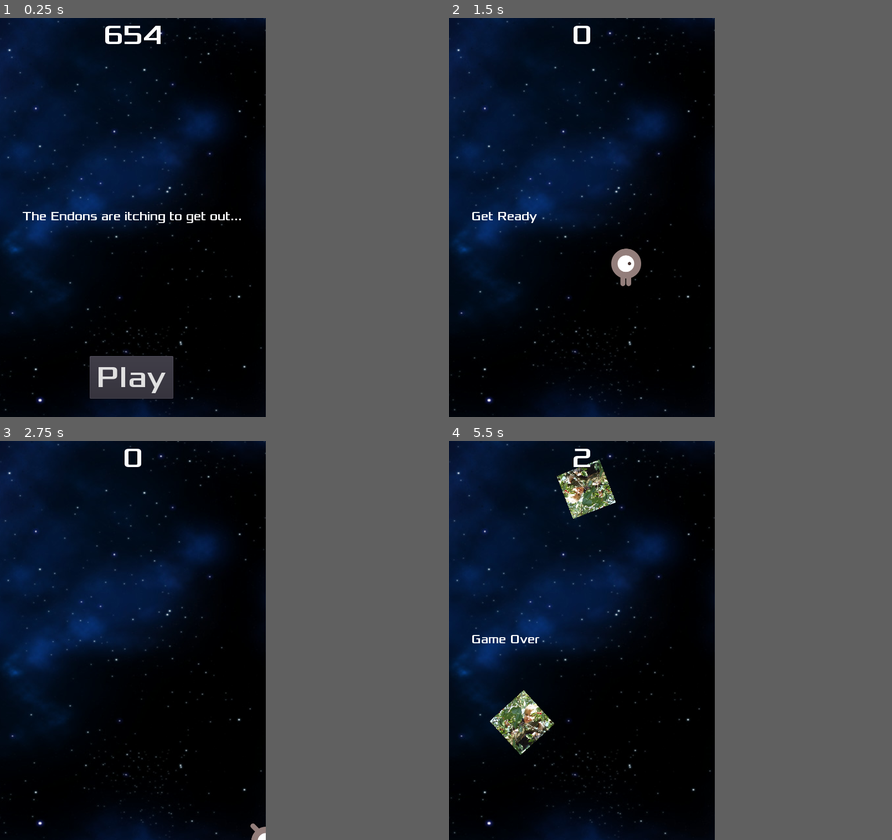
Above: before the commit, frames 1-4 (two rows, left to right).
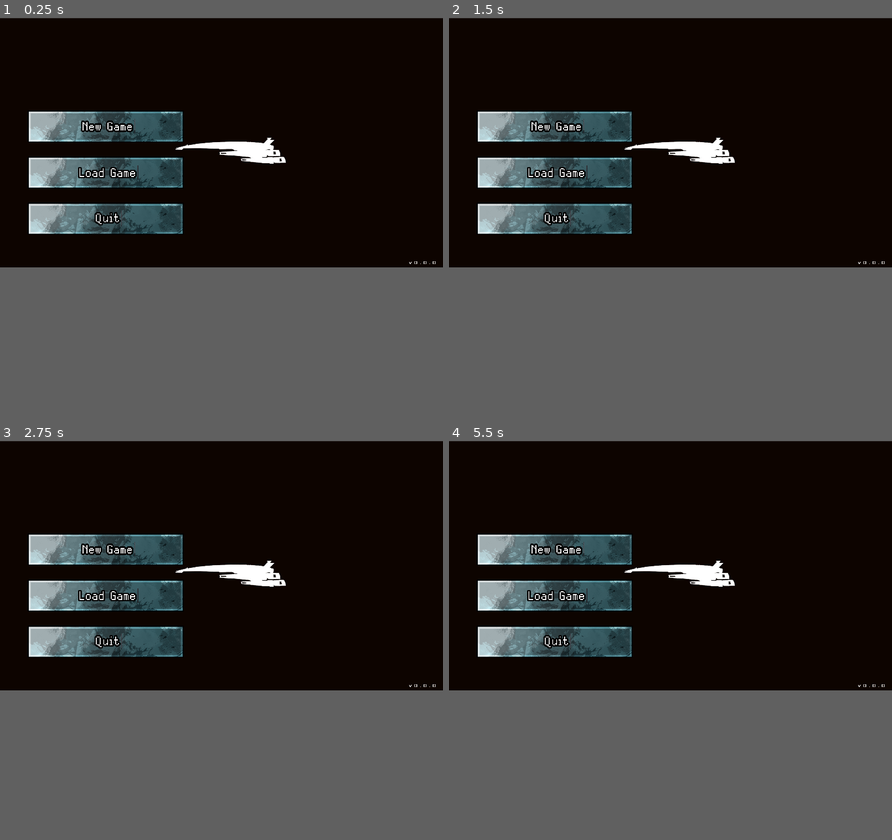
Above: after the commit, the same moments.

Repository: JCachada/gamedevsandbox
Game: Godot game, scene res://MainMenu.tscn
Two runs of this game, one before a commit and one after it. Both use one fixed random seed, a clock stepped at 60 frames per second and the inputs below. Before the commit the project starts from res://DodgeCreeps/Main.tscn. Sound files missing from this copy of the repository are replaced by a short silence.
Inputs (mouse positions are in pixels of both pictures, inside the frame that each line leads up to):
- Up to frame 1 (0.25 s): no input
- Up to frame 2 (1.5 s): click (581, 377) at 0.5 s, where only the run before the commit has a clickable "Play"; tap Enter at 1.25 s; hold Right (ui_right) from 1.28 s (still down)
- Up to frame 3 (2.75 s): release Right (ui_right) at 2.03 s; hold Down (ui_down) from 2.03 s (still down)
- Up to frame 4 (5.5 s): release Down (ui_down) at 2.78 s; hold Right (ui_right) 2.78-3.53 s; hold Up (ui_up) 3.53-4.28 s; hold Left (ui_left) from 4.28 s (still down)
In our replay, the window is 480x720 before the commit and 800x450 after it. These sizes can differ from the game's own. Grey fills any space a smaller window leaves; there, only what the larger window draws over its background counts as a difference.

The runs differ from the first frame. In frame 1, 28% of the frame differs, in the area x 0-100%, y 0-100%; in frame 2, 26%; in frame 3, 26%; in frame 4, 27%.

Commit message:
v0.0.2 - Adds main menu. Deletes tutorials. Nothing is playable and placeholder art used in menu buttons and backgrounds, as well as the background song.

Diff:
--- a/Tutorials/Node2D.gd
+++ b/BackgroundMusic.gd
@@ -1,4 +1,4 @@
-extends Node2D
+extends AudioStreamPlayer
 
 # Declare member variables here. Examples:
 # var a = 2
@@ -6,12 +6,14 @@
 
 # Called when the node enters the scene tree for the first time.
 func _ready():
-# warning-ignore:return_value_discarded
-	$Timer.connect("timeout", self,"_on_timer_timeout")
-
-func _on_timer_timeout():
-	$Sprite.visible = !$Sprite.visible
+	pass # Replace with function body.
 
 # Called every frame. 'delta' is the elapsed time since the previous frame.
 #func _process(delta):
 #	pass
+
+
+# This makes the background music loop.
+
+func _on_BackgroundMusic_finished():
+	self.play();
--- a/CanvasLayer.gd
+++ /dev/null
@@ -1,26 +0,0 @@
-extends CanvasLayer
-
-signal start_game
-
-func show_message(text):
-	$MessageLabel.text = text
-	$MessageLabel.show()
-	$MessageTimer.start()
-
-func show_game_over():
-	show_message("Game Over")
-	yield($MessageTimer, "timeout")
-	$MessageLabel.text = "Dodge the wholesome monsters!"
-	$MessageLabel.show()
-	yield(get_tree().create_timer(1), 'timeout')
-	$StartButton.show()
-
-func update_score(score):
-	$ScoreLabel.text = str(score)
-
-func _on_StartButton_pressed():
-	$StartButton.hide()
-	emit_signal("start_game")
-
-func _on_MessageTimer_timeout():
-	$MessageLabel.hide()
--- a/DodgeCreeps/HUD.tscn
+++ /dev/null
@@ -1,59 +0,0 @@
-[gd_scene load_steps=6 format=2]
-
-[ext_resource path="res://CanvasLayer.gd" type="Script" id=1]
-[ext_resource path="res://assets/fonts/Xolonium-Regular.ttf" type="DynamicFontData" id=2]
-
-[sub_resource type="DynamicFont" id=1]
-size = 22
-font_data = ExtResource( 2 )
-
-[sub_resource type="DynamicFont" id=2]
-size = 54
-font_data = ExtResource( 2 )
-
-[sub_resource type="DynamicFont" id=3]
-size = 50
-font_data = ExtResource( 2 )
-
-[node name="CanvasLayer" type="CanvasLayer"]
-script = ExtResource( 1 )
-
-[node name="MessageLabel" type="Label" parent="."]
-anchor_left = 0.5
-anchor_top = 0.5
-anchor_right = 0.5
-anchor_bottom = 0.5
-margin_left = -200.5
-margin_top = -16.5
-margin_right = 200.5
-margin_bottom = 16.5
-custom_fonts/font = SubResource( 1 )
-text = "The Endons are itching to get out..."
-
-[node name="StartButton" type="Button" parent="."]
-anchor_left = 0.5
-anchor_top = 1.0
-anchor_right = 0.5
-anchor_bottom = 1.0
-margin_left = -78.2341
-margin_top = -109.809
-margin_right = 72.7659
-margin_bottom = -32.8087
-custom_fonts/font = SubResource( 2 )
-text = "Play"
-
-[node name="MessageTimer" type="Timer" parent="."]
-wait_time = 2.0
-one_shot = true
-
-[node name="ScoreLabel" type="Label" parent="."]
-anchor_left = 0.5
-anchor_right = 0.5
-margin_left = -60.0
-margin_right = 60.0
-margin_bottom = 61.0
-custom_fonts/font = SubResource( 3 )
-text = "654"
-align = 1
-[connection signal="pressed" from="StartButton" to="." method="_on_StartButton_pressed"]
-[connection signal="timeout" from="MessageTimer" to="." method="_on_MessageTimer_timeout"]
--- a/DodgeCreeps/Main.tscn
+++ /dev/null
@@ -1,56 +0,0 @@
-[gd_scene load_steps=7 format=2]
-
-[ext_resource path="res://Main.gd" type="Script" id=1]
-[ext_resource path="res://DodgeCreeps/Mob.tscn" type="PackedScene" id=2]
-[ext_resource path="res://DodgeCreeps/Player.tscn" type="PackedScene" id=3]
-[ext_resource path="res://DodgeCreeps/HUD.tscn" type="PackedScene" id=4]
-[ext_resource path="res://assets/art/NONUSABLESpaceBackground.jpg" type="Texture" id=5]
-
-[sub_resource type="Curve2D" id=1]
-_data = {
-"points": PoolVector2Array( 0, 0, 0, 0, -2.90607, -0.775932, 0, 0, 0, 0, 481.023, 0.591103, 0, 0, 0, 0, 476.922, 716.916, 0, 0, 0, 0, -0.171997, 716.916, 0, 0, 0, 0, -2.90607, -0.775932 )
-}
-
-[node name="Main" type="Node2D"]
-script = ExtResource( 1 )
-Mob = ExtResource( 2 )
-
-[node name="Player" parent="." instance=ExtResource( 3 )]
-position = Vector2( 241.262, 508.355 )
-
-[node name="MobTimer" type="Timer" parent="."]
-wait_time = 0.5
-
-[node name="ScoreTimer" type="Timer" parent="."]
-
-[node name="StartTimer" type="Timer" parent="."]
-wait_time = 2.0
-one_shot = true
-
-[node name="StartPosition" type="Position2D" parent="."]
-position = Vector2( 240, 450 )
-
-[node name="MobPath" type="Path2D" parent="."]
-curve = SubResource( 1 )
-
-[node name="MobSpawnLocation" type="PathFollow2D" parent="MobPath"]
-position = Vector2( -2.90607, -0.775932 )
-rotation = 0.00282486
-
-[node name="HUD" parent="." instance=ExtResource( 4 )]
-
-[node name="ParallaxBackground" type="ParallaxBackground" parent="."]
-
-[node name="ParallaxLayer" type="ParallaxLayer" parent="ParallaxBackground"]
-motion_scale = Vector2( 0, 0 )
-
-[node name="Sprite" type="Sprite" parent="ParallaxBackground/ParallaxLayer"]
-position = Vector2( 241.501, 348.77 )
-rotation = 1.5708
-scale = Vector2( 1, 1.18098 )
-texture = ExtResource( 5 )
-[connection signal="hit" from="Player" to="." method="game_over"]
-[connection signal="timeout" from="MobTimer" to="." method="_on_MobTimer_timeout"]
-[connection signal="timeout" from="ScoreTimer" to="." method="_on_ScoreTimer_timeout"]
-[connection signal="timeout" from="StartTimer" to="." method="_on_StartTimer_timeout"]
-[connection signal="start_game" from="HUD" to="." method="new_game"]
--- a/DodgeCreeps/Mob.gd
+++ /dev/null
@@ -1,13 +0,0 @@
-extends RigidBody2D
-
-# warning-ignore:unused_class_variable
-export var min_speed = 150  # Minimum speed range.
-# warning-ignore:unused_class_variable
-export var max_speed = 250  # Maximum speed range.
-var mob_types = ["walk"]
-
-func _ready():
-	$AnimatedSprite.animation = mob_types[randi() % mob_types.size()]
-
-func _on_VisibilityNotifier2D_screen_exited():
-	queue_free()
--- a/DodgeCreeps/Mob.tscn
+++ /dev/null
@@ -1,39 +0,0 @@
-[gd_scene load_steps=5 format=2]
-
-[ext_resource path="res://DodgeCreeps/Mob.gd" type="Script" id=1]
-[ext_resource path="res://assets/art/endonMob.png" type="Texture" id=2]
-
-[sub_resource type="SpriteFrames" id=2]
-animations = [ {
-"frames": [ ExtResource( 2 ) ],
-"loop": true,
-"name": "walk",
-"speed": 5.0
-} ]
-
-[sub_resource type="RectangleShape2D" id=3]
-extents = Vector2( 41.5596, 41.8213 )
-
-[node name="Mob" type="RigidBody2D"]
-collision_mask = 0
-gravity_scale = 0.0
-script = ExtResource( 1 )
-
-[node name="Visibility" type="VisibilityNotifier2D" parent="."]
-position = Vector2( 224.178, 321.12 )
-__meta__ = {
-"_edit_lock_": true
-}
-
-[node name="AnimatedSprite" type="AnimatedSprite" parent="."]
-position = Vector2( 224.027, 321.12 )
-scale = Vector2( 0.2, 0.2 )
-frames = SubResource( 2 )
-animation = "walk"
-__meta__ = {
-"_edit_lock_": true
-}
-
-[node name="CollisionShape2D" type="CollisionShape2D" parent="."]
-position = Vector2( 224.241, 320.892 )
-shape = SubResource( 3 )
--- a/DodgeCreeps/Player.gd
+++ /dev/null
@@ -1,46 +0,0 @@
-extends Area2D
-
-export var speed = 400  # How fast the player will move (pixels/sec).
-var screen_size # Size of the game window.
-signal hit
-
-func _ready():
-	hide()
-	screen_size = get_viewport_rect().size
-
-func _process(delta):
-	var velocity = Vector2()  # The player's movement vector.
-	if Input.is_action_pressed("ui_right"):
-		velocity.x += 1
-	if Input.is_action_pressed("ui_left"):
-		velocity.x -= 1
-	if Input.is_action_pressed("ui_down"):
-		velocity.y += 1
-	if Input.is_action_pressed("ui_up"):
-		velocity.y -= 1
-	if velocity.length() > 0:
-		velocity = velocity.normalized() * speed
-		$AnimatedSprite.play()
-	else:
-		$AnimatedSprite.stop()
-	position += velocity * delta
-	position.x = clamp(position.x, 0, screen_size.x)
-	position.y = clamp(position.y, 0, screen_size.y)
-	if velocity.x != 0:
-		$AnimatedSprite.animation = "right"
-		#Flip _v is flip vertically, flip_h is flip horizontally.
-		$AnimatedSprite.flip_v = false
-		$AnimatedSprite.flip_h = velocity.x < 0
-	elif velocity.y != 0:
-		$AnimatedSprite.animation = "up"
-		$AnimatedSprite.flip_v = velocity.y > 0
-
-func _on_Player_body_entered(body):
-	emit_signal("hit")
-	hide()
-	$CollisionShape2D.call_deferred("set_disabled", true)
-
-func start(pos):
-	position = pos
-	show()
-	$CollisionShape2D.disabled = false
--- a/DodgeCreeps/Player.tscn
+++ /dev/null
@@ -1,42 +0,0 @@
-[gd_scene load_steps=8 format=2]
-
-[ext_resource path="res://DodgeCreeps/Player.gd" type="Script" id=1]
-[ext_resource path="res://assets/art/playerGrey_walk1.png" type="Texture" id=2]
-[ext_resource path="res://assets/art/playerGrey_walk2.png" type="Texture" id=3]
-[ext_resource path="res://assets/art/playerGrey_up1.png" type="Texture" id=4]
-[ext_resource path="res://assets/art/playerGrey_up2.png" type="Texture" id=5]
-
-[sub_resource type="SpriteFrames" id=1]
-animations = [ {
-"frames": [ ExtResource( 2 ), ExtResource( 3 ) ],
-"loop": true,
-"name": "right",
-"speed": 5.0
-}, {
-"frames": [ ExtResource( 4 ), ExtResource( 5 ) ],
-"loop": true,
-"name": "up",
-"speed": 5.0
-} ]
-
-[sub_resource type="CapsuleShape2D" id=2]
-radius = 27.8006
-height = 14.1888
-
-[node name="Player" type="Area2D"]
-position = Vector2( 220.757, 530.227 )
-script = ExtResource( 1 )
-__meta__ = {
-"_edit_group_": true
-}
-
-[node name="AnimatedSprite" type="AnimatedSprite" parent="."]
-scale = Vector2( 0.5, 0.5 )
-frames = SubResource( 1 )
-animation = "up"
-
-[node name="CollisionShape2D" type="CollisionShape2D" parent="."]
-shape = SubResource( 2 )
-[connection signal="body_entered" from="." to="." method="_on_Player_body_entered"]
-[connection signal="hit" from="." to="." method="game_over"]
-[connection signal="hit" from="." to="." method="_on_Player_hit"]
--- a/Main.gd
+++ /dev/null
@@ -1,44 +0,0 @@
-extends Node
-
-export (PackedScene) var Mob
-var score
-
-func _ready():
-	randomize()
-
-func _on_MobTimer_timeout():
-	# Choose a random location on Path2D.
-	$MobPath/MobSpawnLocation.set_offset(randi())
-	# Create a Mob instance and add it to the scene.
-	var mob = Mob.instance()
-	add_child(mob)
-	# Set the mob's direction perpendicular to the path direction.
-	var direction = $MobPath/MobSpawnLocation.rotation + PI / 2
-	# Set the mob's position to a random location.
-	mob.position = $MobPath/MobSpawnLocation.position
-	# Add some randomness to the direction.
-	direction += rand_range(-PI / 4, PI / 4)
-	mob.rotation = direction
-	# Set the velocity (speed & direction).
-	mob.linear_velocity = Vector2(rand_range(mob.min_speed, mob.max_speed), 0)
-	mob.linear_velocity = mob.linear_velocity.rotated(direction)
-
-func game_over():
-	$ScoreTimer.stop()
-	$MobTimer.stop()
-	$HUD.show_game_over()
-
-func new_game():
-	score = 0
-	$Player.start($StartPosition.position)
-	$StartTimer.start()
-	$HUD.update_score(score)
-	$HUD.show_message("Get Ready")
-
-func _on_ScoreTimer_timeout():
-	score += 1
-	$HUD.update_score(score)
-
-func _on_StartTimer_timeout():
-	$MobTimer.start()
-	$ScoreTimer.start()
--- /dev/null
+++ b/MainMenu.tscn
@@ -0,0 +1,156 @@
+[gd_scene load_steps=13 format=2]
+
+[ext_resource path="res://assets/art/SplatterGrayButton.png" type="Texture" id=1]
+[ext_resource path="res://assets/art/PLACEHOLDER_MainMenuBackground.png" type="Texture" id=2]
+[ext_resource path="res://assets/music/PLACEHOLDER_MainMenuBG.ogg" type="AudioStream" id=3]
+[ext_resource path="res://BackgroundMusic.gd" type="Script" id=4]
+
+[sub_resource type="DynamicFontData" id=1]
+font_path = "res://assets/fonts/Silver.ttf"
+
+[sub_resource type="DynamicFont" id=2]
+size = 250
+outline_size = 20
+outline_color = Color( 0, 0, 0, 1 )
+extra_spacing_char = 10
+font_data = SubResource( 1 )
+
+[sub_resource type="DynamicFontData" id=3]
+font_path = "res://assets/fonts/Silver.ttf"
+
+[sub_resource type="DynamicFont" id=4]
+size = 250
+outline_size = 20
+outline_color = Color( 0, 0, 0, 1 )
+extra_spacing_char = 10
+font_data = SubResource( 3 )
+
+[sub_resource type="DynamicFontData" id=5]
+font_path = "res://assets/fonts/Silver.ttf"
+
+[sub_resource type="DynamicFont" id=6]
+size = 250
+outline_size = 20
+outline_color = Color( 0, 0, 0, 1 )
+extra_spacing_char = 10
+font_data = SubResource( 5 )
+
+[sub_resource type="DynamicFontData" id=7]
+font_path = "res://assets/fonts/Xolonium-Regular.ttf"
+
+[sub_resource type="DynamicFont" id=8]
+size = 20
+extra_spacing_char = 10
+font_data = SubResource( 7 )
+
+[node name="Control" type="Control"]
+anchor_right = 1.0
+anchor_bottom = 1.0
+
+[node name="New Game" type="TextureRect" parent="."]
+margin_left = 120.0
+margin_top = 400.0
+margin_right = 2377.0
+margin_bottom = 858.0
+rect_scale = Vector2( 0.3, 0.3 )
+size_flags_horizontal = 0
+texture = ExtResource( 1 )
+expand = true
+stretch_mode = 3
+__meta__ = {
+"_edit_lock_": true
+}
+
+[node name="RichTextLabel" type="RichTextLabel" parent="New Game"]
+anchor_left = 0.5
+anchor_top = 0.5
+anchor_right = 0.5
+anchor_bottom = 0.5
+margin_left = -425.0
+margin_top = -104.5
+margin_right = 425.0
+margin_bottom = 104.5
+custom_fonts/normal_font = SubResource( 2 )
+text = " New Game"
+__meta__ = {
+"_edit_lock_": true
+}
+
+[node name="Load Game" type="TextureRect" parent="."]
+margin_left = 120.0
+margin_top = 600.0
+margin_right = 2374.0
+margin_bottom = 1062.0
+rect_scale = Vector2( 0.3, 0.3 )
+texture = ExtResource( 1 )
+__meta__ = {
+"_edit_lock_": true
+}
+
+[node name="RichTextLabel" type="RichTextLabel" parent="Load Game"]
+anchor_left = 0.5
+anchor_top = 0.5
+anchor_right = 0.5
+anchor_bottom = 0.5
+margin_left = -469.5
+margin_top = -104.5
+margin_right = 469.5
+margin_bottom = 104.5
+custom_fonts/normal_font = SubResource( 4 )
+text = " Load Game"
+__meta__ = {
+"_edit_lock_": true
+}
+
+[node name="Quit" type="TextureRect" parent="."]
+margin_left = 120.0
+margin_top = 800.0
+margin_right = 2374.0
+margin_bottom = 1262.0
+rect_scale = Vector2( 0.3, 0.3 )
+texture = ExtResource( 1 )
+__meta__ = {
+"_edit_lock_": true
+}
+
+[node name="RichTextLabel" type="RichTextLabel" parent="Quit"]
+anchor_left = 0.5
+anchor_top = 0.5
+anchor_right = 0.5
+anchor_bottom = 0.5
+margin_left = -233.5
+margin_top = -117.0
+margin_right = 233.5
+margin_bottom = 117.0
+custom_fonts/normal_font = SubResource( 6 )
+text = " Quit"
+__meta__ = {
+"_edit_lock_": true
+}
+
+[node name="Version Number" type="RichTextLabel" parent="."]
+anchor_left = 1.0
+anchor_top = 1.0
+anchor_right = 1.0
+anchor_bottom = 1.0
+margin_left = -148.0
+margin_top = -33.0
+custom_fonts/normal_font = SubResource( 8 )
+custom_colors/default_color = Color( 1, 1, 1, 1 )
+text = "v0.0.0"
+scroll_active = false
+__meta__ = {
+"_edit_lock_": true
+}
+
+[node name="Background" type="Sprite" parent="."]
+show_behind_parent = true
+position = Vector2( 960.085, 541.471 )
+scale = Vector2( 1.00101, 0.999481 )
+texture = ExtResource( 2 )
+
+[node name="BackgroundMusic" type="AudioStreamPlayer" parent="."]
+stream = ExtResource( 3 )
+autoplay = true
+script = ExtResource( 4 )
+[connection signal="finished" from="BackgroundMusic" to="BackgroundMusic" method="_on_BackgroundMusic_finished"]
--- a/Tutorials/Panel.tscn
+++ /dev/null
@@ -1,25 +0,0 @@
-[gd_scene load_steps=2 format=2]
-
-[ext_resource path="res://Tutorials/PanelButton.gd" type="Script" id=1]
-
-[node name="Panel" type="Panel"]
-margin_top = -2.66296
-margin_right = 1020.0
-margin_bottom = 596.337
-script = ExtResource( 1 )
-
-[node name="Button" type="Button" parent="."]
-margin_left = 367.11
-margin_top = 212.923
-margin_right = 587.11
-margin_bottom = 376.923
-text = "Press me"
-
-[node name="Label" type="Label" parent="."]
-margin_left = 396.425
-margin_top = 146.348
-margin_right = 561.425
-margin_bottom = 187.348
-text = "This is a label: "
-align = 1
-valign = 1
--- a/Tutorials/PanelButton.gd
+++ /dev/null
@@ -1,8 +0,0 @@
-extends Panel
-
-func _ready():
-# warning-ignore:return_value_discarded
-	get_node("Button").connect("pressed", self, "_on_Button_pressed")
-
-func _on_Button_pressed():
-	get_node("Label").text = "You pressed the button!"
--- a/Tutorials/SignalsTest.tscn
+++ /dev/null
@@ -1,16 +0,0 @@
-[gd_scene load_steps=3 format=2]
-
-[ext_resource path="res://Tutorials/Node2D.gd" type="Script" id=1]
-[ext_resource path="res://icon.png" type="Texture" id=2]
-
-[node name="Node2D" type="Node2D"]
-position = Vector2( 423.417, 263.637 )
-script = ExtResource( 1 )
-
-[node name="Timer" type="Timer" parent="."]
-autostart = true
-
-[node name="Sprite" type="Sprite" parent="."]
-position = Vector2( 85.216, 39.9451 )
-scale = Vector2( 1.08322, 1 )
-texture = ExtResource( 2 )
--- a/default_env.tres
+++ /dev/null
@@ -1,7 +0,0 @@
-[gd_resource type="Environment" load_steps=2 format=2]
-
-[sub_resource type="ProceduralSky" id=1]
-
-[resource]
-background_mode = 2
-background_sky = SubResource( 1 )
--- a/project.godot
+++ b/project.godot
@@ -16,14 +16,12 @@
 [application]
 
 config/name="Untitled Game"
-run/main_scene="res://DodgeCreeps/Main.tscn"
+run/main_scene="res://MainMenu.tscn"
 config/icon="res://icon.png"
 
 [display]
 
-window/size/width=480
-window/size/height=720
-
-[rendering]
-
-environment/default_environment="res://default_env.tres"
+window/size/width=1920
+window/size/height=1080
+window/stretch/mode="viewport"
+window/stretch/aspect="keep"
Binary file removed: DodgeCreeps/playerGrey_up1.png
Empty file removed: Tutorials/Label.gd
Binary file removed: assets/Bouncy Platform Long.png
Binary file removed: assets/Bouncy Platform Medium.png
Not shown, removed: assets/Bouncy Platform Medium.png.import
Not shown, removed: assets/art/House In a Forest Loop.ogg.import
Binary file removed: assets/art/NONUSABLESpaceBackground.jpg
Not shown, removed: assets/art/NONUSABLESpaceBackground.jpg.import
Binary file added: assets/art/PLACEHOLDER_MainMenuBackground.png
Not shown, changed: assets/art/PLACEHOLDER_MainMenuBackground.png.import
Binary file added: assets/art/SplatterGrayButton.png
Not shown, changed: assets/art/SplatterGrayButton.png.import
(and 34 more such lines)
